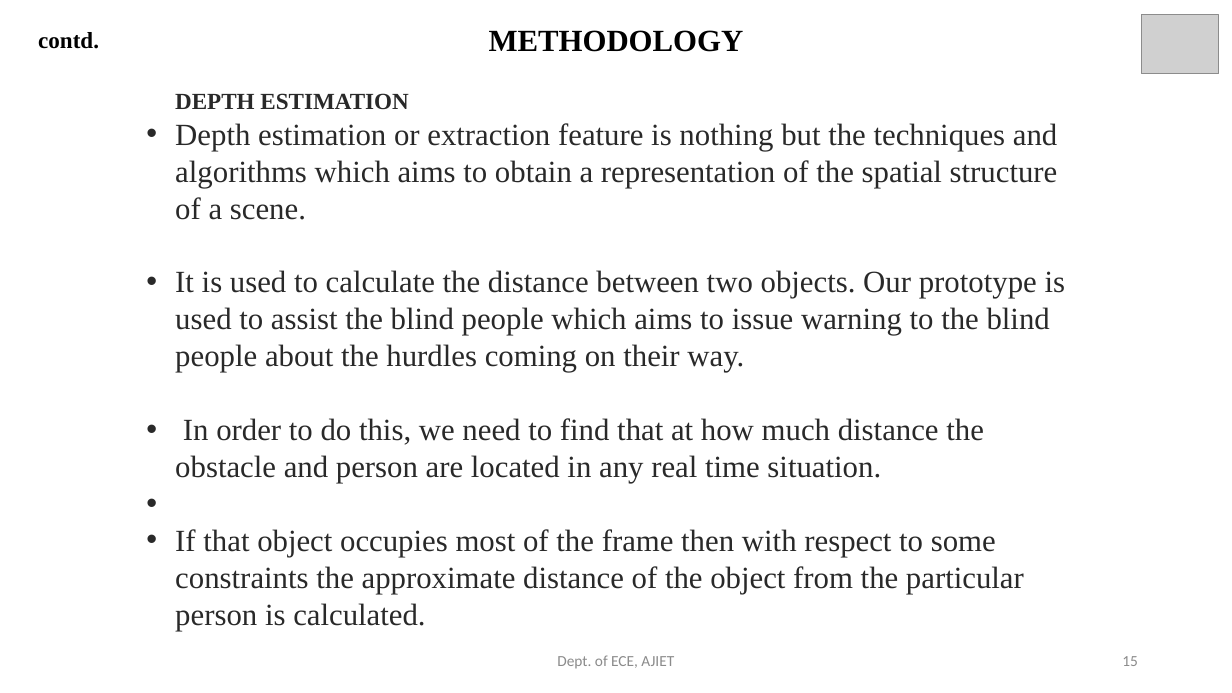
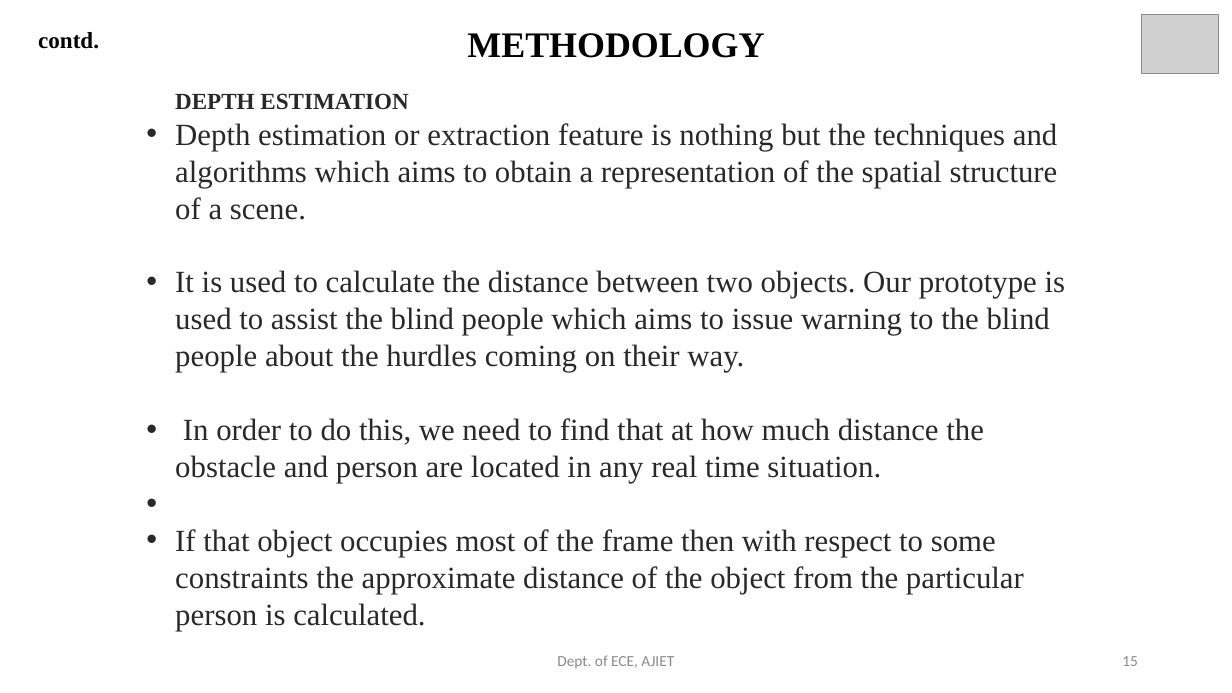
Before and after one commit to yashasshettyk/DEPT-OF-ECE-PROJECTS, a slide deck: slide 15 of AAB 7th SEM.pptx. Drawn at 1232x693 pixels with LibreOffice and Linux fonts; fonts in the diff are those of the drawing; grey boxes stand for pictures. Boxes give left, top, right and bottom in pixels: in the first picture for what was removed or moved away, otherwise in the second. Text is boxed around its words. In the diff, an @@ line names an element or a change of style, - is before the commit and + after.

```diff
--- a/AAB 7th SEM.pptx
+++ b/AAB 7th SEM.pptx
@@ text "METHODOLOGY" at (467,33,764,58): size 24 to 28 pt @@
```
Also in this commit, not shown: 8 other slides changed, 1 slide removed, 1 other file.
